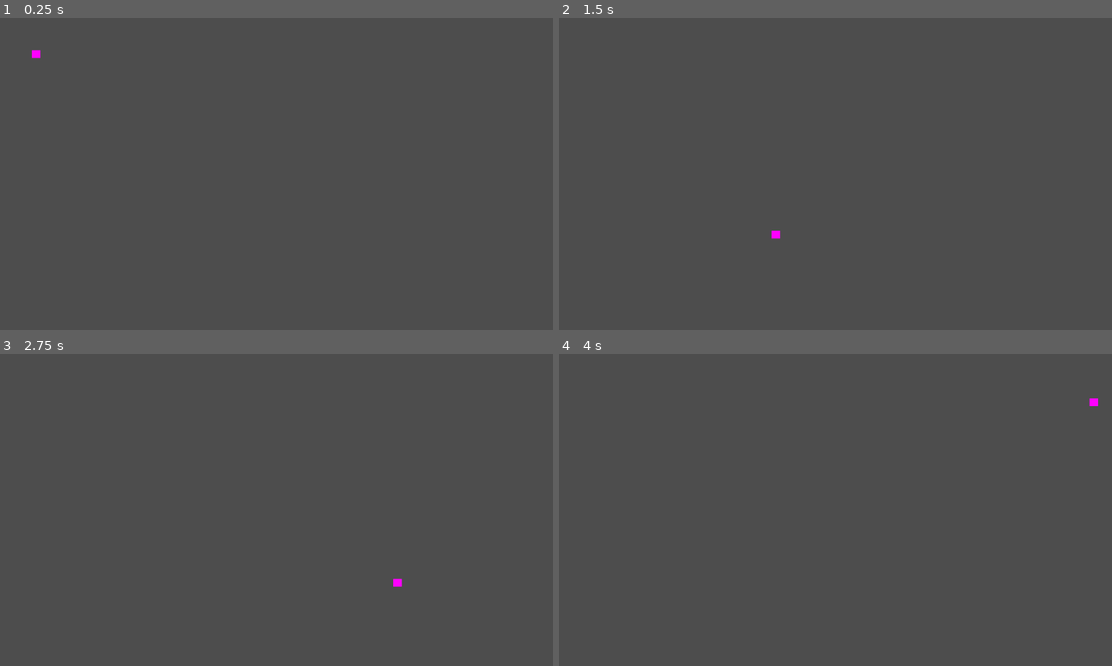
Above: before the commit, frames 1-4 (two rows, left to right).
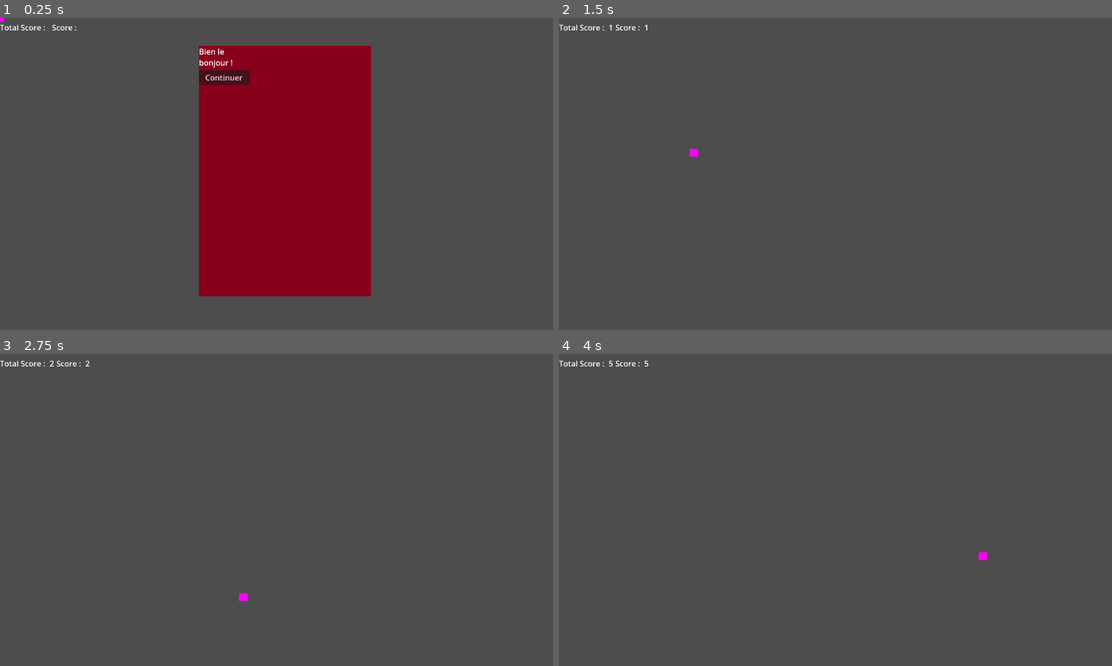
Above: after the commit, the same moments.

Repository: Niksune/Baby-Evolve-Minigame
Game: Godot game, scene res://Scenes/Game/Game.tscn
The game is run twice, just before and just after one commit, with the same random seed, the same clock (stepped at 60 frames per second) and the same inputs. Before the commit the project starts from res://Scenes/BallGame/BallGame.tscn.
Inputs (mouse positions are in pixels of both pictures, inside the frame that each line leads up to):
- Up to frame 1 (0.25 s): no input
- Up to frame 2 (1.5 s): click (785, 77) at 0.5 s, where only the run after the commit has a clickable "Continuer"; hold Space (espace) from 1.28 s (still down)
- Up to frame 3 (2.75 s): release Space (espace) at 2 s; click (226, 478) at 2 s, where only the run after the commit has a clickable "Continuer"
- Up to frame 4 (4 s): tap Space (espace) at 2.85 s; hold Space (espace) from 3.53 s (still down)

The runs differ from the first frame. In frame 1, 25% of the frame differs, in the area x 0-68%, y 0-90%; in frame 2, 0.2%; in frame 3, 0.2%; in frame 4, 0.2%.

Commit message:
Insert the ball in the game

Diff:
--- a/Scenes/Game/Game.tscn
+++ b/Scenes/Game/Game.tscn
@@ -1,7 +1,8 @@
-[gd_scene load_steps=3 format=3 uid="uid://bae4h0r30ijdr"]
+[gd_scene load_steps=4 format=3 uid="uid://bae4h0r30ijdr"]
 
 [ext_resource type="Script" path="res://Scenes/Game/Game.gd" id="1_bgw30"]
 [ext_resource type="PackedScene" uid="uid://dfeuyihwq6loe" path="res://Scenes/UI/UI.tscn" id="1_fpevc"]
+[ext_resource type="PackedScene" uid="uid://dtn8sjtbclgi2" path="res://Scenes/BallGame/BallGame.tscn" id="3_twm1r"]
 
 [node name="Game" type="Node2D"]
 script = ExtResource("1_bgw30")
@@ -12,6 +13,8 @@
 [node name="Timer" type="Timer" parent="."]
 autostart = true
 
+[node name="BallGame" parent="." instance=ExtResource("3_twm1r")]
+
 [connection signal="add_points" from="UI" to="." method="_on_ui_add_points"]
 [connection signal="pause_game" from="UI" to="." method="_on_ui_pause_game"]
 [connection signal="timeout" from="Timer" to="." method="_on_timer_timeout"]
--- a/project.godot
+++ b/project.godot
@@ -11,7 +11,7 @@
 [application]
 
 config/name="Baby Evolve Minigame"
-run/main_scene="res://Scenes/BallGame/BallGame.tscn"
+run/main_scene="res://Scenes/Game/Game.tscn"
 config/features=PackedStringArray("4.1", "Mobile")
 config/icon="res://icon.svg"
 
